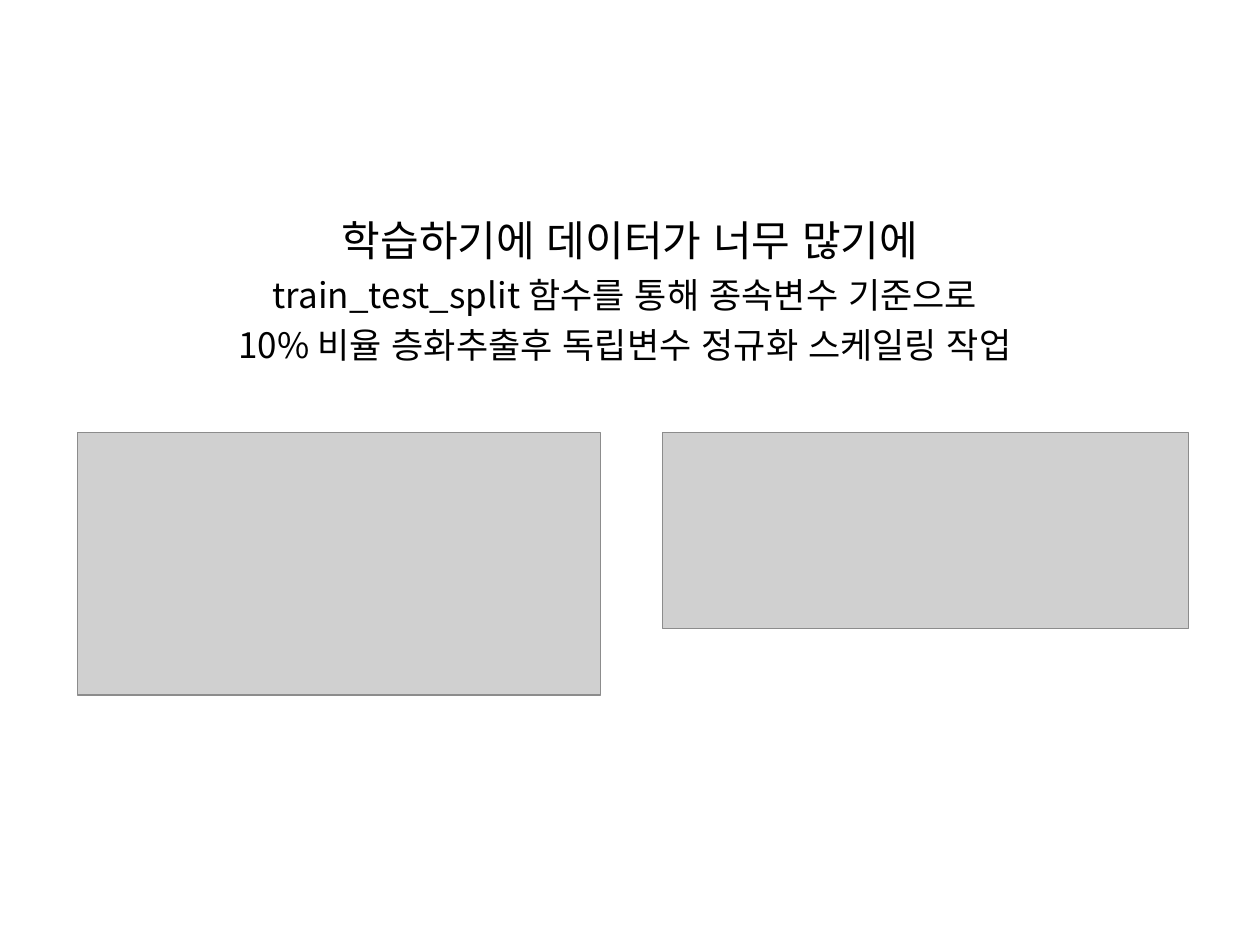
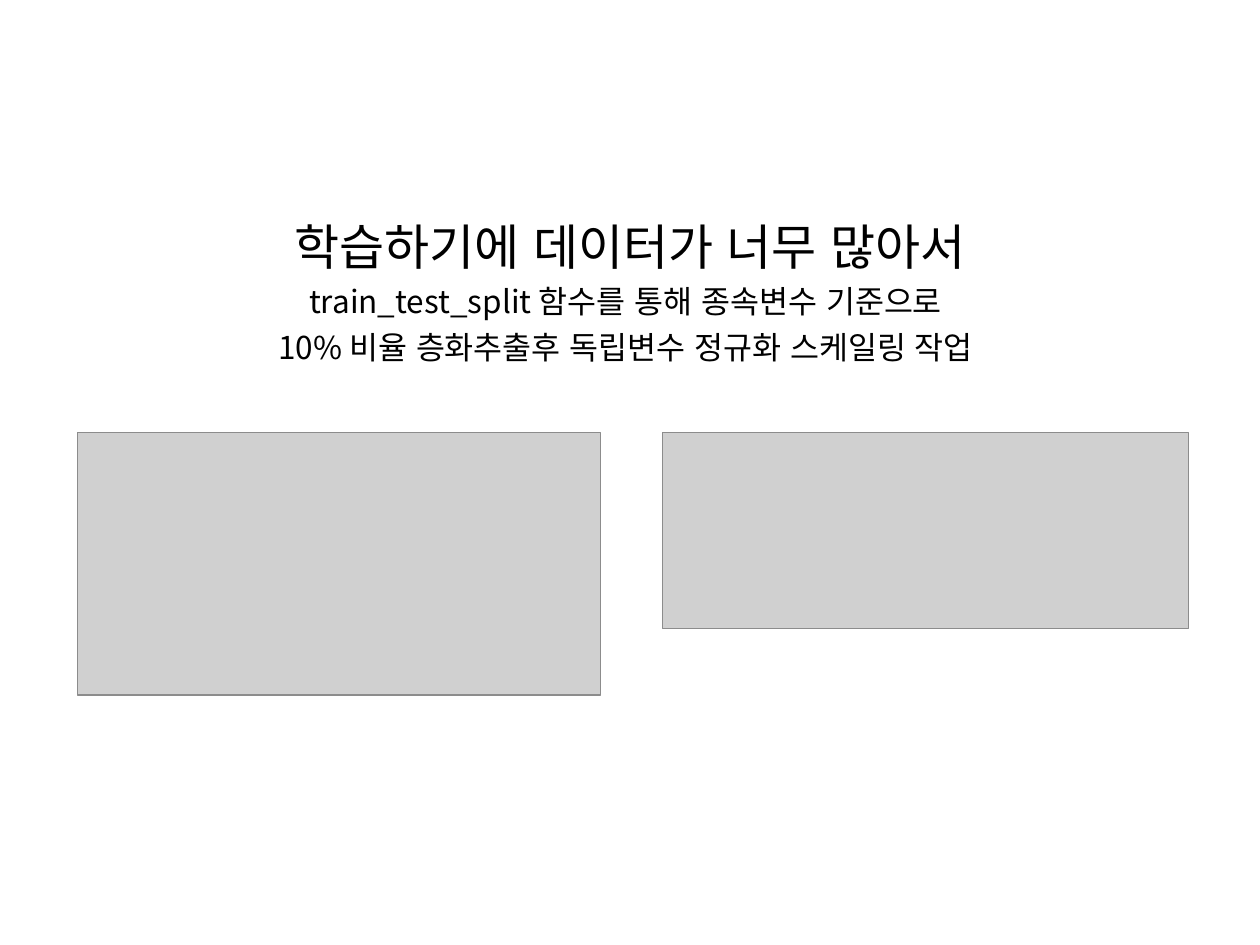
Before and after one commit to WasVelinn/1stPerSonalProjecT, a slide deck: slide 29 of 프레젠테이션1.pptx (slide 25 before the commit). Drawn at 1260x945 pixels with LibreOffice and Linux fonts; fonts in the diff are those of the drawing; grey boxes stand for pictures. Boxes give left, top, right and bottom in pixels: in the first picture for what was removed or moved away, otherwise in the second. Text is boxed around its words. In the diff, an @@ line names an element or a change of style, - is before the commit and + after.

```diff
--- a/프레젠테이션1.pptx
+++ b/프레젠테이션1.pptx
@@ title at [278, 224, 973, 362]: text changed; size 20 to 18 pt @@
-학습하기에 데이터가 너무 많기에
-train_test_split 함수를 통해 종속변수 기준으로
-10% 비율 층화추출후 독립변수 정규화 스케일링 작업
+학습하기에 데이터가 너무 많아서
+train_test_split 함수를 통해 종속변수 기준으로
+10% 비율 층화추출후 독립변수 정규화 스케일링 작업
```
Also in this commit, not shown: 16 other slides changed, 10 slides added, 1 slide removed, 3 other files.
